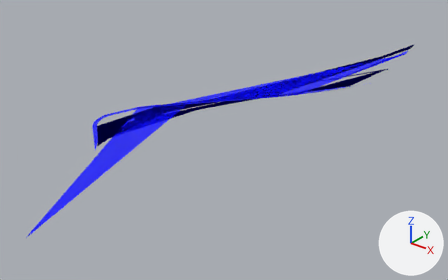
The glTF model output/gltf/__0_000__1_000_.gltf: old version first, new version second.
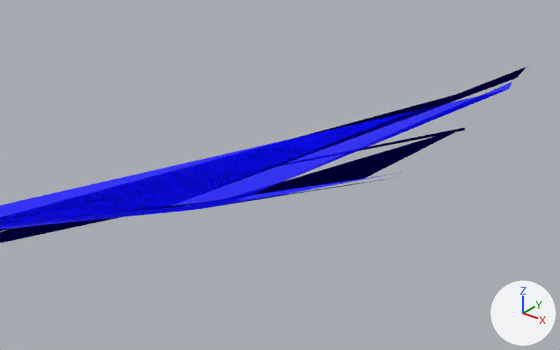
Old and new are each drawn whole from a camera (50 mm lens) standing at (500.0, 431.0, 1386.0) and looking at (-1567.0, 3015.0, -216.0) and again close up from a camera (50 mm lens) standing at (-245.0, 2276.0, 842.0) and looking at (-1214.0, 3487.0, 91.0). Lighting does not change. The marker at lower right points along +X, +Y and +Z. Where no turn or scale is listed for an object, it has been applied to the vertices. Vertices at the same position are counted once.
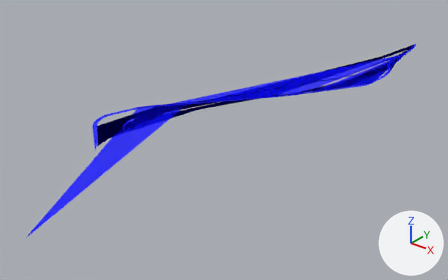
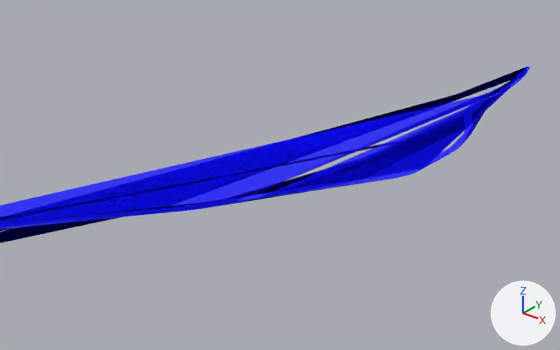
The newer file is also turned or shifted as a whole; pictures and numbers use the older file's frame.

Boxes [x1, y1, x2, y2] around the edits, measured in the close-ups (560 x 350 px):
'Mesh_0', reshaped: before [0, 66, 528, 243]; after [0, 66, 530, 243]
part 1 of me_mesh_0, added (blue): after [246, 67, 530, 201]

The change in detail:
me_mesh_0 is used by ob_mesh_0; location (0.0, 0.0, 0.0).
me_mesh_0 had 98 vertices, 123 faces and spanned x -2003.0..-1071.0, y 1502.0..4853.0, z 0.0.
me_mesh_0 now has 163 vertices, 221 faces and spans x -2003.0..-1060.0, y 1502.0..4853.0, z 0.0.
Part 1, on me_mesh_0:
65 vertices are added at x -1186.0..-1060.0, y 3800.0..4824.0, z 0.0.
98 new faces join them.
